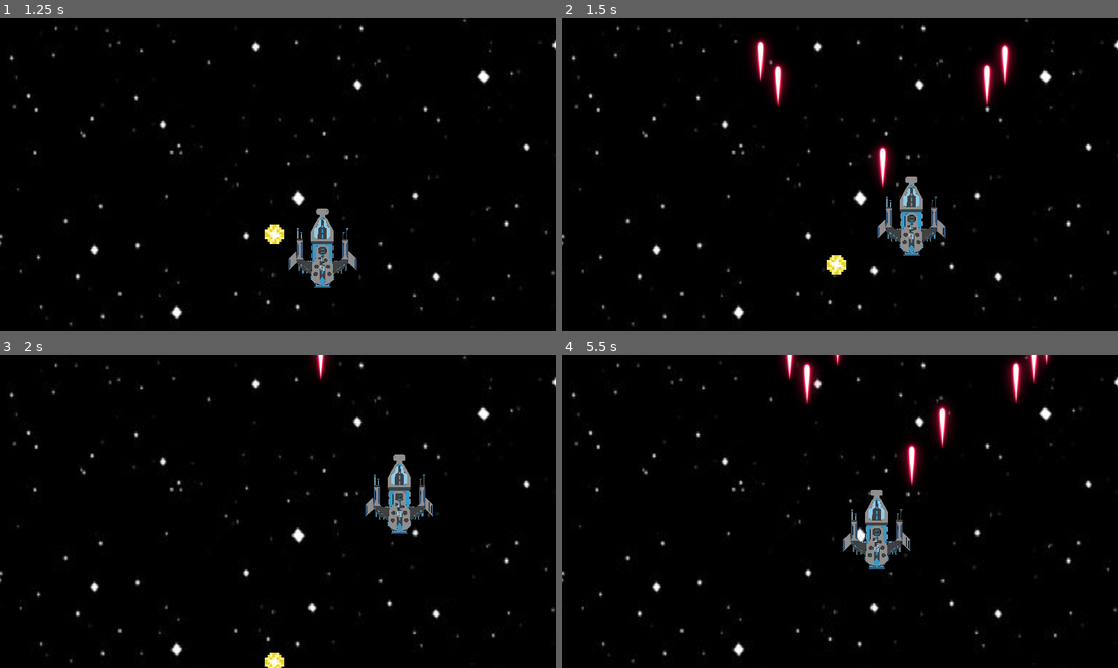
Above: before the commit, frames 1-4 (two rows, left to right).
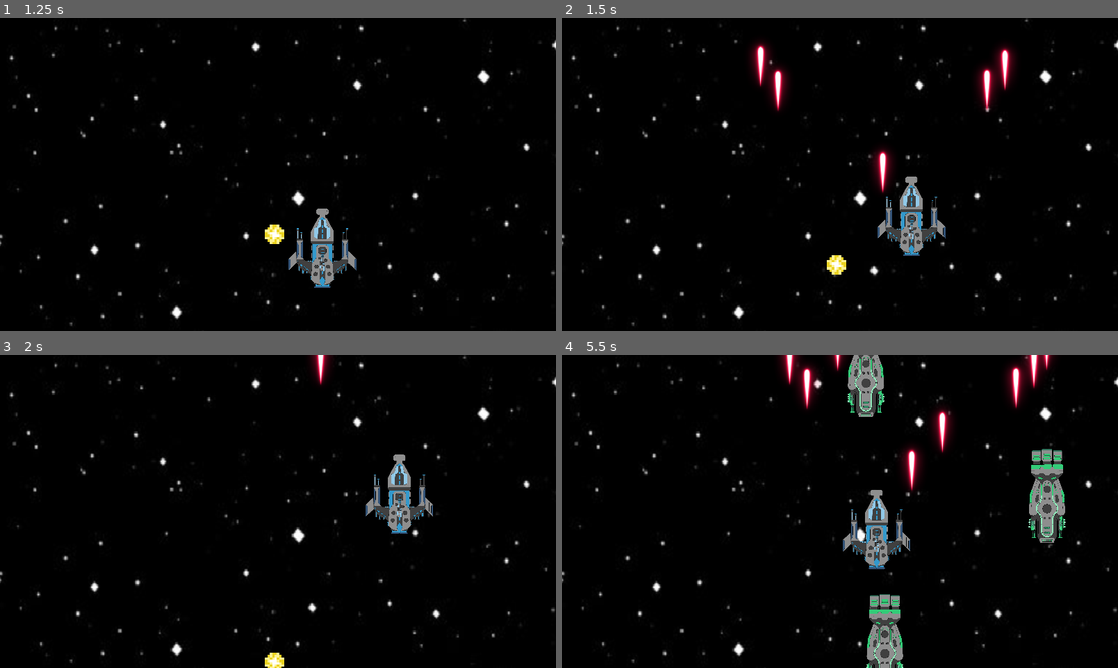
Above: after the commit, the same moments.

Repository: jaroooodaa-del/TIBET-MISSION-NEPTUNE
Game: Godot game, scene res://control.tscn
The game is run twice, just before and just after one commit, with the same random seed, the same clock (stepped at 60 frames per second) and the same inputs. A sky picture missing from this copy of the repository is replaced by a grey-blue gradient.
Inputs (mouse positions are in pixels of both pictures, inside the frame that each line leads up to):
- Up to frame 1 (1.25 s): click (322, 249) at 0.5 s
- Up to frame 2 (1.5 s): tap Enter (ui_accept) at 1.25 s; move the mouse to (962, 158) at 1.27 s; hold Right (ui_right) from 1.28 s (still down); hold Space from 1.28 s (still down)
- Up to frame 3 (2 s): keep holding Right (ui_right); keep holding Space; tap Enter (ui_accept) at 1.52 s
- Up to frame 4 (5.5 s): move the mouse to (728, 527) at 2.02 s; release Space at 2.03 s; tap Space at 2.1, 3.6, 5.1 s; tap Enter (ui_accept) at 2.27, 3.77, 4.52, 5.27 s; move the mouse to (895, 442) at 2.77 s; release Right (ui_right) at 2.78 s; hold Left (ui_left) 2.78-3.53 s; hold Space 2.78-3.53 s; move the mouse to (812, 574) at 3.52 s; hold Right (ui_right) 3.53-5.03 s; move the mouse to (1006, 558) at 4.27 s; hold Space 4.28-5.03 s; move the mouse to (673, 464) at 5.02 s; hold Left (ui_left) from 5.03 s (still down)

Frame 1 is identical in both runs. In frame 2, 0.9% of the frame differs, in the area x 34-81%, y 6-56%; in frame 3, 0.1%; in frame 4, 4.9%, in the area x 40-91%, y 0-100%.

Commit message:
enemy ship

Diff:
--- a/space-game/Patrick/Bullet.tscn
+++ b/space-game/Patrick/Bullet.tscn
@@ -10,6 +10,8 @@
 [node name="Bullet" type="Area2D"]
 z_index = 10
 scale = Vector2(0.5, 0.5)
+collision_layer = 3
+collision_mask = 3
 script = ExtResource("1_fmu4d")
 
 [node name="RedLaser" type="Sprite2D" parent="."]
@@ -23,3 +25,5 @@
 shape = SubResource("CapsuleShape2D_8feju")
 
 [node name="VisibleOnScreenNotifier2D" type="VisibleOnScreenNotifier2D" parent="."]
+
+[connection signal="body_entered" from="." to="." method="_on_body_entered"]
--- /dev/null
+++ b/space-game/Patrick/EnemyShipSpawner.tscn
@@ -0,0 +1,21 @@
+[gd_scene load_steps=3 format=3 uid="uid://2o51pik1tdvk"]
+
+[ext_resource type="Script" path="res://enemy_ship_spawner.gd" id="1_7qog6"]
+[ext_resource type="PackedScene" uid="uid://511chd1g63ul" path="res://Patrick/enemy_ship.tscn" id="2_ybbp7"]
+
+[node name="Node2D" type="Node2D"]
+script = ExtResource("1_7qog6")
+enemy_scene = ExtResource("2_ybbp7")
+
+[node name="Timer" type="Timer" parent="."]
+wait_time = 1.5
+autostart = true
+
+[node name="DifficultyTimer" type="Timer" parent="."]
+wait_time = 30.0
+autostart = true
+
+[connection signal="timeout" from="Timer" to="." method="_on_timer_timeout"]
+[connection signal="timeout" from="Timer" to="." method="_on_difficulty_timer_timeout"]
+[connection signal="timeout" from="DifficultyTimer" to="." method="_on_timer_timeout"]
+[connection signal="timeout" from="DifficultyTimer" to="." method="_on_difficulty_timer_timeout"]
--- a/space-game/Patrick/bullet.gd
+++ b/space-game/Patrick/bullet.gd
@@ -1,16 +1,25 @@
 extends Area2D
 
 @export var speed: float = 600.0
+@export var damage: int = 1
 
-func _process(delta):
-	# Move the bullet
-	position.y -= speed * delta
+func _physics_process(delta):
+	# Move the bullet upward every frame
+	position += Vector2.UP * speed * delta
 
-	# DEBUG: Print the position to see where it's going
-	# print("Bullet Y: ", position.y)
+func _on_body_entered(body: Node2D) -> void:
+	# Check if the thing we hit is in the "enemies" group
+	if body.is_in_group("enemies"):
+		# If the enemy has a 'take_damage' function, use it
+		if body.has_method("take_damage"):
+			body.take_damage(damage)
+		else:
+			# If no health system yet, just delete the enemy
+			body.queue_free()
 
-	# FIX: Make sure this number isn't killing the bullet too early
-	# If your screen is 1080 high, and the bullet starts at 500,
-	# setting this to > 0 will kill it instantly!
-	if position.y < -500:
+		# Delete the bullet after it hits something
 		queue_free()
+
+func _on_visible_on_screen_notifier_2d_screen_exited() -> void:
+	# Delete the bullet when it flies off the top to save memory
+	queue_free()
--- a/space-game/enemy_ship.tscn
+++ b/space-game/Patrick/enemy_ship.tscn
@@ -1,19 +1,21 @@
 [gd_scene load_steps=4 format=3 uid="uid://511chd1g63ul"]
 
-[ext_resource type="Texture2D" uid="uid://bglba8rubivju" path="res://spaceships_vol2/PNG/GREEN/large_1.png" id="1_pkbj7"]
-[ext_resource type="Script" path="res://enemy_ship.gd" id="1_yn652"]
+[ext_resource type="Script" path="res://enemy_ship.gd" id="1_ckkt5"]
+[ext_resource type="Texture2D" uid="uid://bglba8rubivju" path="res://spaceships_vol2/PNG/GREEN/large_1.png" id="2_g61oo"]
 
 [sub_resource type="RectangleShape2D" id="RectangleShape2D_jejsd"]
 size = Vector2(532.5, 967.5)
 
-[node name="EnemyShip" type="Area2D"]
-script = ExtResource("1_yn652")
+[node name="EnemyShip" type="CharacterBody2D" groups=["enemies"]]
+collision_layer = 3
+collision_mask = 3
+script = ExtResource("1_ckkt5")
 
 [node name="Large1" type="Sprite2D" parent="."]
 position = Vector2(590, 108)
 rotation = 3.14159
 scale = Vector2(0.2, 0.2)
-texture = ExtResource("1_pkbj7")
+texture = ExtResource("2_g61oo")
 
 [node name="CollisionShape2D" type="CollisionShape2D" parent="Large1"]
 position = Vector2(11.2498, 1.25006)
--- a/space-game/Patrick/level_3.tscn
+++ b/space-game/Patrick/level_3.tscn
@@ -1,9 +1,10 @@
-[gd_scene load_steps=5 format=3 uid="uid://37brf861ufd"]
+[gd_scene load_steps=6 format=3 uid="uid://37brf861ufd"]
 
 [ext_resource type="Texture2D" uid="uid://w1hbwqos35su" path="res://Maks/brackeys_platformer_assets 2/sprites/Screenshot 2026-02-26 at 12.05.21.png" id="1_x2wrt"]
 [ext_resource type="PackedScene" uid="uid://bvnqt6xaa1du1" path="res://Patrick/PlayerShip.tscn" id="2_0bhu3"]
 [ext_resource type="PackedScene" uid="uid://xxyv7rxgwgvc" path="res://Patrick/powerup_spawner.tscn" id="3_dlo0c"]
 [ext_resource type="PackedScene" uid="uid://c3x3hdsa3tpwr" path="res://Patrick/fire_rate_power_up.tscn" id="4_ao32a"]
+[ext_resource type="PackedScene" uid="uid://2o51pik1tdvk" path="res://Patrick/EnemyShipSpawner.tscn" id="5_7v6pg"]
 
 [node name="Level 3" type="Node2D"]
 
@@ -26,3 +27,6 @@
 
 [node name="Camera2D" type="Camera2D" parent="."]
 position = Vector2(593, 419)
+
+[node name="Node2D" parent="." groups=["enemies"] instance=ExtResource("5_7v6pg")]
+position = Vector2(283, 125)
--- a/space-game/enemy_ship.gd
+++ b/space-game/enemy_ship.gd
@@ -1,34 +1,34 @@
 extends CharacterBody2D
 
-# --- Variables ---
 @export var speed: float = 200.0
 @export var health: int = 2
 @export var damage_value: int = 1
 
-func _physics_process(delta):
-	# Basic enemy movement: Fly downwards toward the player
-	# You can change Vector2.DOWN to move in different directions
+func _ready():
+	# Add to group so the Bullet can find it easily
+	add_to_group("enemies")
+
+func _physics_process(_delta):
+	# Move straight down
 	velocity = Vector2.DOWN * speed
 	move_and_slide()
 
-# This function is called by the Bullet when it hits this enemy
-func take_damage(amount: int):
+	# Delete if it flies past the player (off-bottom)
+	if global_position.y > 1100:
+		queue_free()
+
+# Matches the Bullet script's call
+func take_damage(amount: int = 1):
 	health -= amount
-	print("Enemy hit! Health remaining: ", health)
-
-	# Add a brief visual flash here later!
-
 	if health <= 0:
 		die()
 
 func die():
-	# Replace this with an explosion effect later
 	print("Enemy destroyed!")
 	queue_free()
 
-# --- Optional: Damage the player on contact ---
-# If your enemy has an Area2D "Hitbox" child, connect its body_entered signal here
+# Connect this from an Area2D child node named "Hitbox"
 func _on_hitbox_body_entered(body):
-	if body.name == "PlayerShip" or body.has_method("take_damage"):
-		body.take_damage(damage_value)
-		die() # Enemy explodes on impact
+	if body.has_method("die"):
+		body.die()
+		die()
--- /dev/null
+++ b/space-game/enemy_ship_spawner.gd
@@ -0,0 +1,53 @@
+extends Node2D
+
+# --- Configuration ---
+@export var enemy_scene: PackedScene # Drag your EnemyShip.tscn here in the Inspector
+@export var initial_spawn_rate: float = 1.5
+@export var difficulty_step: float = 0.2
+@export var minimum_spawn_rate: float = 0.3
+
+# --- Node References ---
+@onready var spawn_timer = $Timer
+@onready var difficulty_timer = $DifficultyTimer
+
+# Get screen width from project settings for random positioning
+var screen_width = ProjectSettings.get_setting("display/window/size/viewport_width")
+
+func _ready():
+	# Initialize timers
+	spawn_timer.wait_time = initial_spawn_rate
+	spawn_timer.start()
+
+	difficulty_timer.wait_time = 30.0
+	difficulty_timer.start()
+
+	print("Spawner Active. Starting spawn rate: ", initial_spawn_rate)
+
+# --- Spawning Logic ---
+# Connected to Timer.timeout()
+func _on_timer_timeout():
+	if enemy_scene:
+		# Create the enemy
+		var enemy = enemy_scene.instantiate()
+
+		# Pick a random horizontal position
+		var random_x = randf_range(50, screen_width - 50)
+
+		# Set position just above the screen
+		enemy.global_position = Vector2(random_x, -100)
+
+		# Add to the level
+		get_tree().current_scene.add_child(enemy)
+	else:
+		print("Warning: No Enemy Scene assigned to the Spawner!")
+
+# --- Difficulty Scaling ---
+# Connected to DifficultyTimer.timeout()
+func _on_difficulty_timer_timeout():
+	# Reduce the wait time
+	var new_rate = spawn_timer.wait_time - difficulty_step
+
+	# Clamp the rate so it doesn't become 0 or negative
+	spawn_timer.wait_time = max(minimum_spawn_rate, new_rate)
+
+	print("Difficulty Increased! New spawn rate: ", spawn_timer.wait_time)
